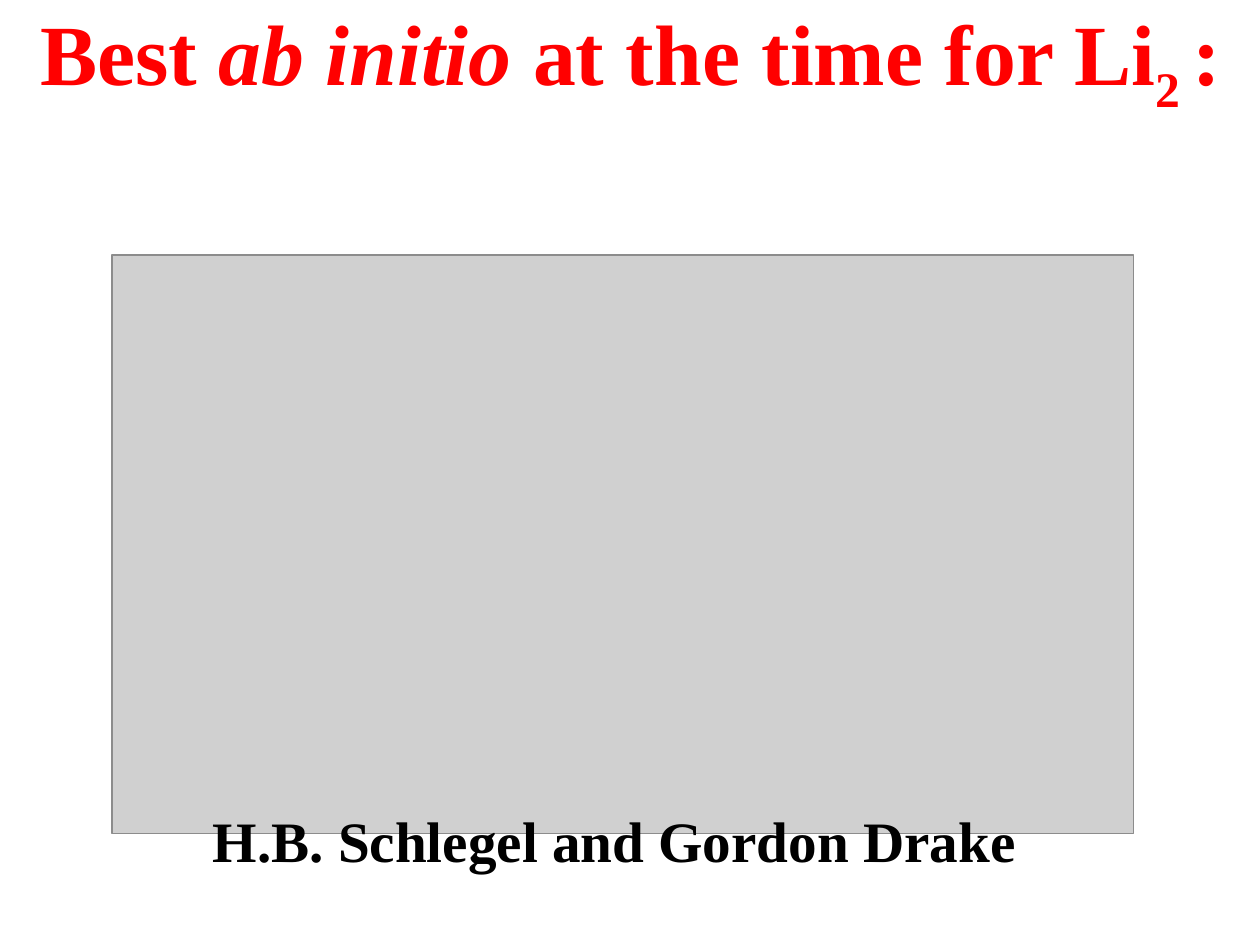
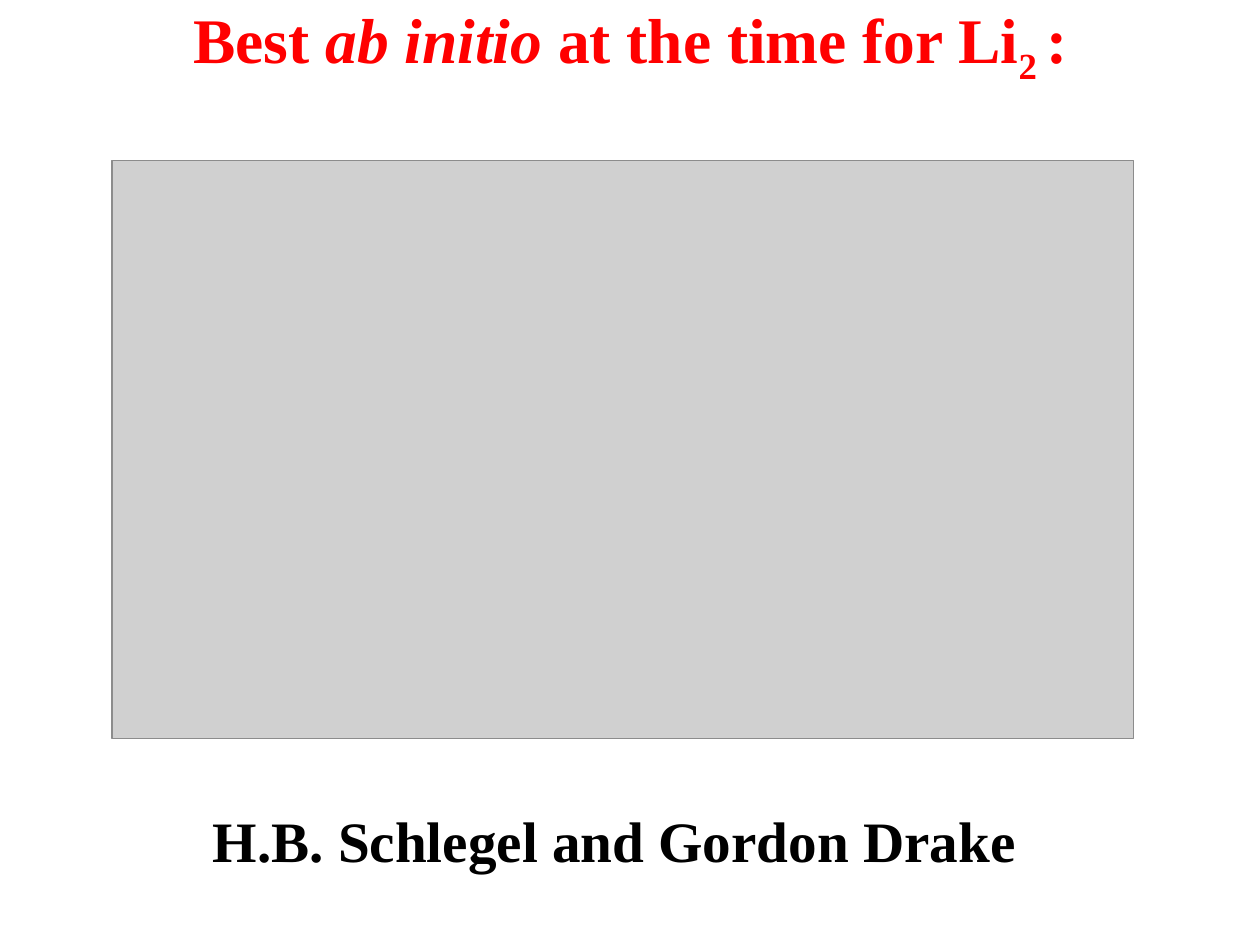
Before and after one commit to HPQC-LABS/polyMLR, a slide deck: slide 14 of 2018-06-20-polyMLR(ISMS).odp. Drawn at 1260x945 pixels with LibreOffice and Linux fonts; fonts in the diff are those of the drawing; grey boxes stand for pictures. Boxes give left, top, right and bottom in pixels: in the first picture for what was removed or moved away, otherwise in the second. Text is boxed around its words. In the diff, an @@ line names an element or a change of style, - is before the commit and + after.

```diff
--- a/2018-06-20-polyMLR(ISMS).odp
+++ b/2018-06-20-polyMLR(ISMS).odp
@@ text "Best ab initio at the ...": place and size @@
-text "Best ab initio at the ..." at <box>40,24,1054,86</box>
+text "Best ab initio at the ..." at <box>193,18,944,64</box>
@@ text "Best ab initio at the ..." at <box>193,18,944,64</box>: size 54 to 40 pt @@
@@ picture: place and size @@
-picture at <box>112,255,1134,834</box>
+picture at <box>112,160,1134,739</box>
```
Also in this commit, not shown: 12 other slides changed, 9 slides added, 3 slides removed, 3 other files.
